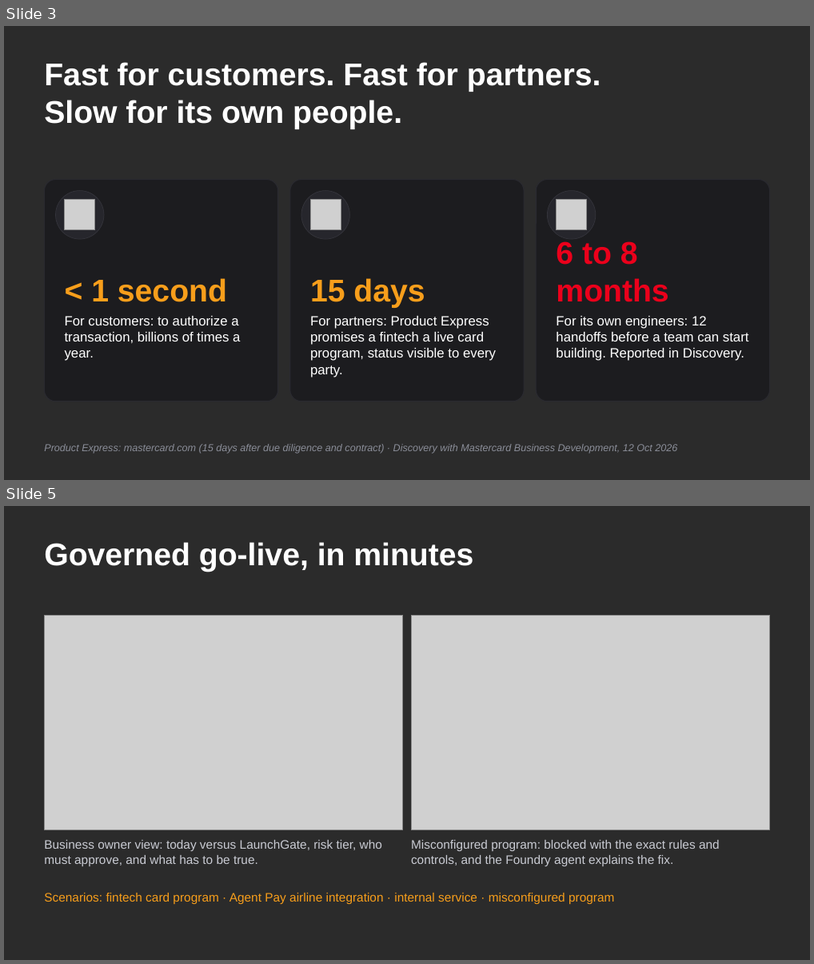
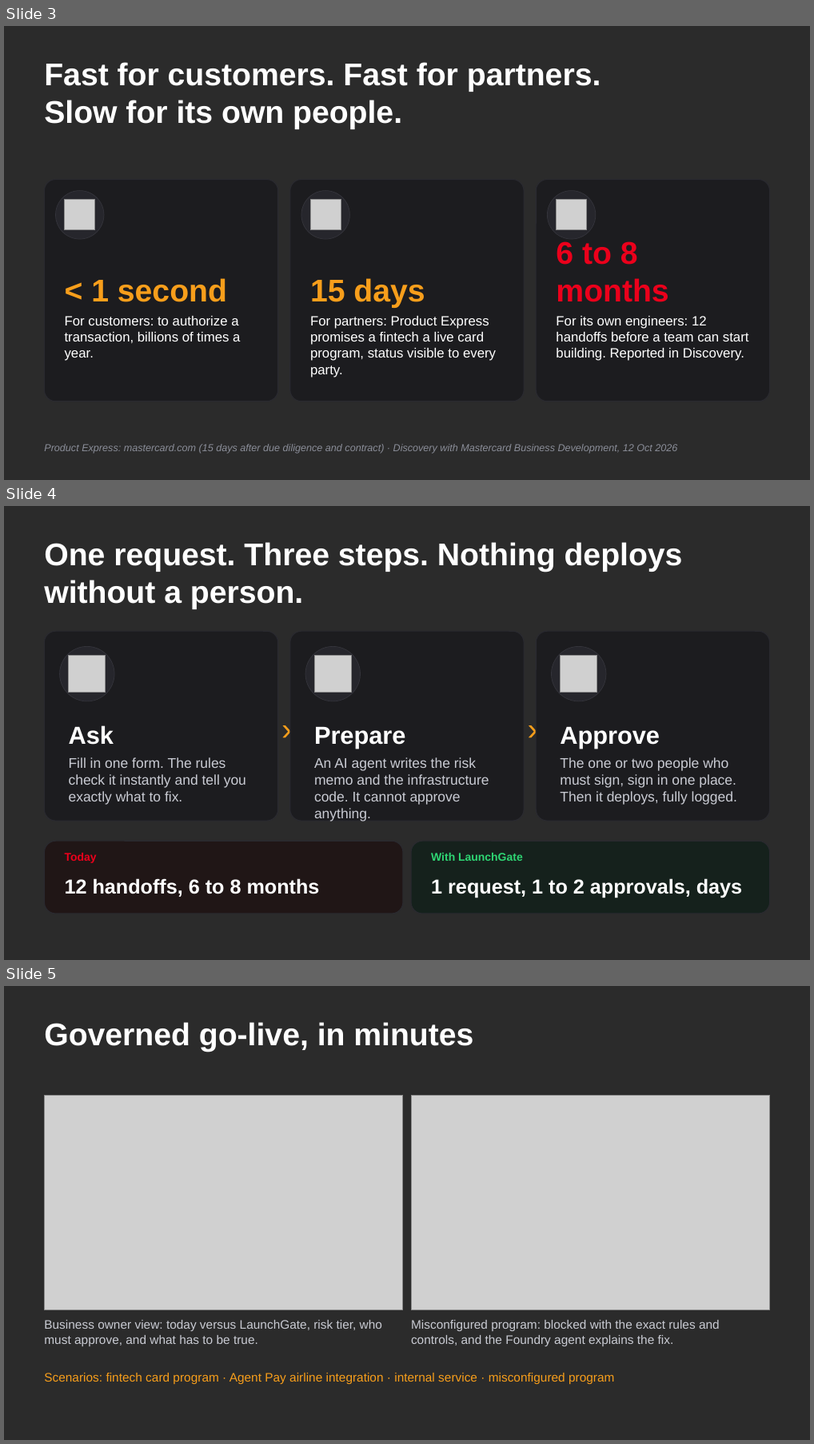
Before and after one commit to Melody2618/Garden_gate, a slide deck: docs/LaunchGate-Pitch-v2.pptx. Shown one above the other, each under a label of ours: slides 3 and 5 before the commit, slides 3, 4 and 5 after it; the slides between them are not shown. The pictures are 814x964 and 814x1444 pixels, drawn with LibreOffice and Linux fonts; fonts in the diff are those of the drawing; grey boxes stand for pictures; background and template pictures are left out; a plain dark background stands for a picture behind light text. Boxes give left, top, right and bottom in pixels: in the first picture for what was removed or moved away, otherwise in the second. Text is boxed around its words. In the diff, an @@ line names an element or a change of style, - is before the commit and + after.

```diff
--- a/docs/LaunchGate-Pitch-v2.pptx
+++ b/docs/LaunchGate-Pitch-v2.pptx
@@ slide 4 added at (x1=4, y1=506, x2=810, y2=960), background picture (left out) @@
@@ text added at (x1=44, y1=542, x2=683, y2=609), 28 pt, text #FFFFFF, bold @@
+One request. Three steps. Nothing deploys without a person.
@@ rounded rectangle added at (x1=44, y1=631, x2=278, y2=820), fill #1A1A1E at 88% opacity, outline #2A2A30 0.75 pt @@
@@ ellipse added at (x1=60, y1=646, x2=114, y2=701), fill #26262C, outline #34343B 0.5 pt @@
@@ rounded rectangle added at (x1=290, y1=631, x2=524, y2=820), fill #1A1A1E at 88% opacity, outline #2A2A30 0.75 pt @@
@@ ellipse added at (x1=306, y1=646, x2=361, y2=701), fill #26262C, outline #34343B 0.5 pt @@
@@ rounded rectangle added at (x1=536, y1=631, x2=770, y2=820), fill #1A1A1E at 88% opacity, outline #2A2A30 0.75 pt @@
@@ ellipse added at (x1=551, y1=646, x2=606, y2=701), fill #26262C, outline #34343B 0.5 pt @@
@@ picture added at (x1=69, y1=655, x2=106, y2=692) @@
@@ picture added at (x1=314, y1=655, x2=351, y2=692) @@
@@ picture added at (x1=561, y1=655, x2=598, y2=692) @@
@@ text added at (x1=275, y1=708, x2=299, y2=748), 28 pt, text #F79E1B @@
+›
@@ text added at (x1=521, y1=708, x2=545, y2=748), 28 pt, text #F79E1B @@
+›
@@ text added at (x1=69, y1=725, x2=114, y2=744), 22 pt, text #FFFFFF, bold @@
+Ask
@@ text added at (x1=314, y1=726, x2=406, y2=748), 22 pt, text #FFFFFF, bold @@
+Prepare
@@ text added at (x1=560, y1=726, x2=660, y2=748), 22 pt, text #FFFFFF, bold @@
+Approve
@@ text added at (x1=69, y1=757, x2=246, y2=804), 12.5 pt, text #C9CBD3 @@
+Fill in one form. The rules check it instantly and tell you exactly what to fix.
@@ text added at (x1=314, y1=757, x2=490, y2=821), 12.5 pt, text #C9CBD3 @@
+An AI agent writes the risk memo and the infrastructure code. It cannot approve anything.
@@ text added at (x1=560, y1=757, x2=738, y2=804), 12.5 pt, text #C9CBD3 @@
+The one or two people who must sign, sign in one place. Then it deploys, fully logged.
@@ rounded rectangle added at (x1=44, y1=840, x2=403, y2=913), fill #1F1414 at 88% opacity, outline #2A2A30 0.75 pt @@
@@ rounded rectangle added at (x1=411, y1=840, x2=770, y2=913), fill #12201A at 88% opacity, outline #2A2A30 0.75 pt @@
@@ text added at (x1=65, y1=852, x2=97, y2=863), 10 pt, text #EB001B, bold @@
+Today
@@ text added at (x1=431, y1=852, x2=523, y2=860), 10 pt, text #2ED573, bold @@
+With LaunchGate
@@ text added at (x1=65, y1=878, x2=320, y2=896), 18 pt, text #FFFFFF, bold @@
+12 handoffs, 6 to 8 months
@@ text added at (x1=431, y1=878, x2=742, y2=898), 18 pt, text #FFFFFF, bold @@
+1 request, 1 to 2 approvals, days
```
Also in this commit, not shown: 1 slide removed, 1 other file.
